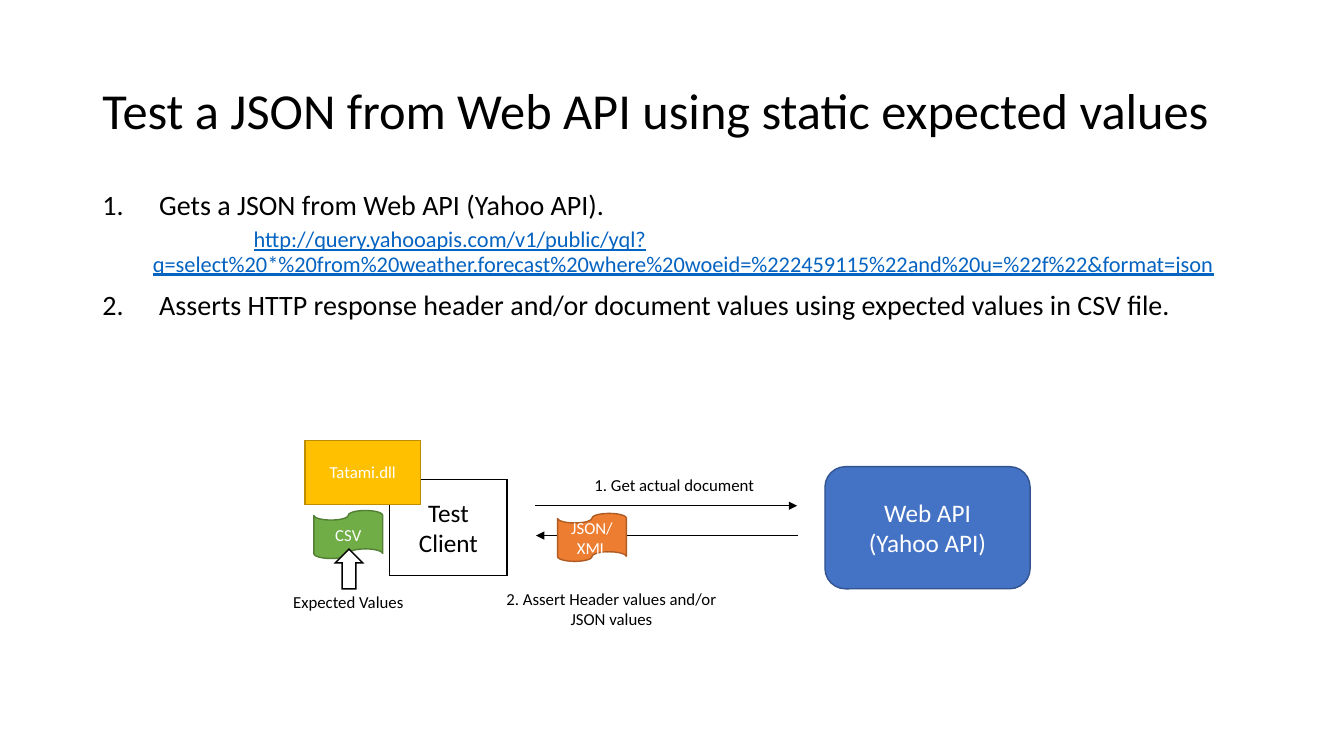
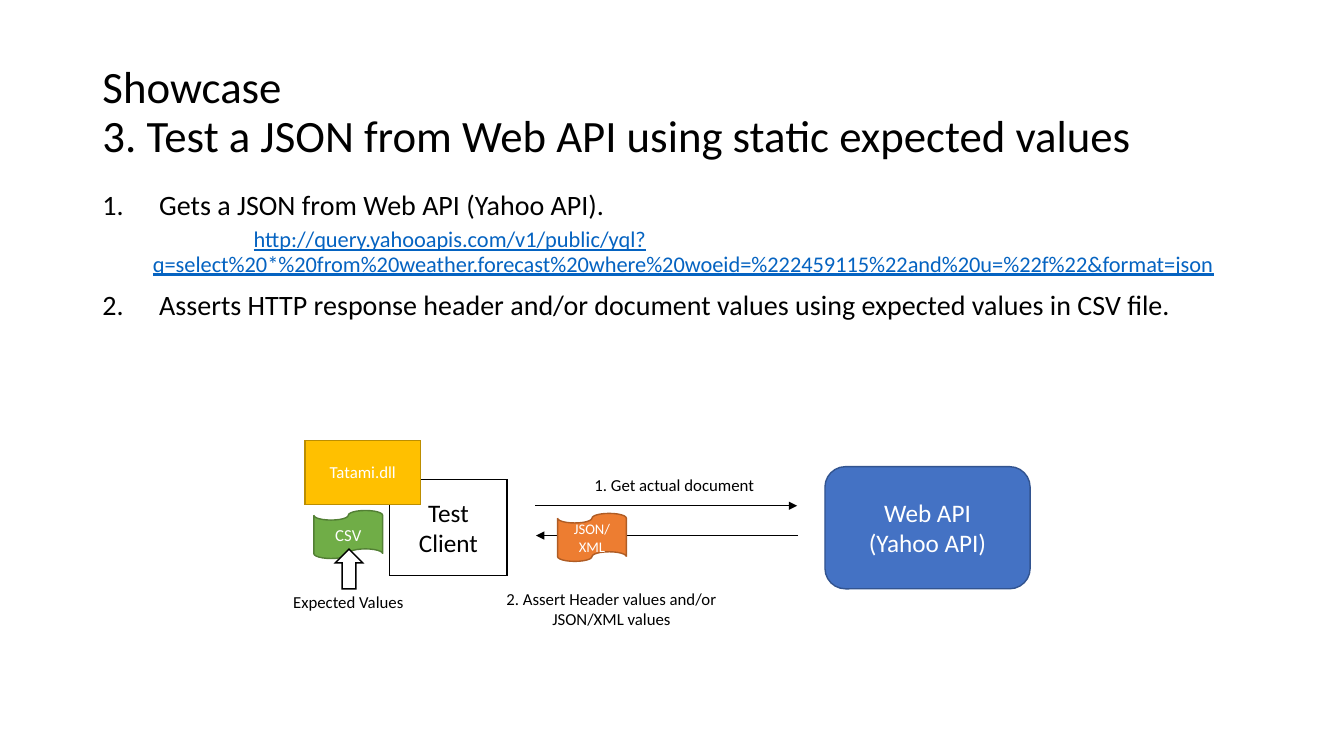
Before and after one commit to kenyamat/Tatami-dotnet, a slide deck: slide 6 of docs/Tatami overview.pptx. Drawn at 1344x756 pixels with LibreOffice and Linux fonts; fonts in the diff are those of the drawing. Boxes give left, top, right and bottom in pixels: in the first picture for what was removed or moved away, otherwise in the second. Text is boxed around its words. In the diff, an @@ line names an element or a change of style, - is before the commit and + after.

Commit message:
Updated ppt

```diff
--- a/docs/Tatami overview.pptx
+++ b/docs/Tatami overview.pptx
@@ title at [102, 72, 1131, 160]: text changed; size 36 to 32 pt @@
-Test a JSON from Web API using static expected values
+Showcase
+3. Test a JSON from Web API using static expected values
@@ text in flow chart punched tape at [574, 521, 610, 556]: text changed; size 12 to 10.5 pt @@
-JSON/XML
+JSON/
+XML
@@ text at [506, 593, 717, 626]: text changed @@
-2. Assert Header values and/or JSON values
+2. Assert Header values and/or JSON/XML values
```
Also in this commit, not shown: 4 other slides changed.
